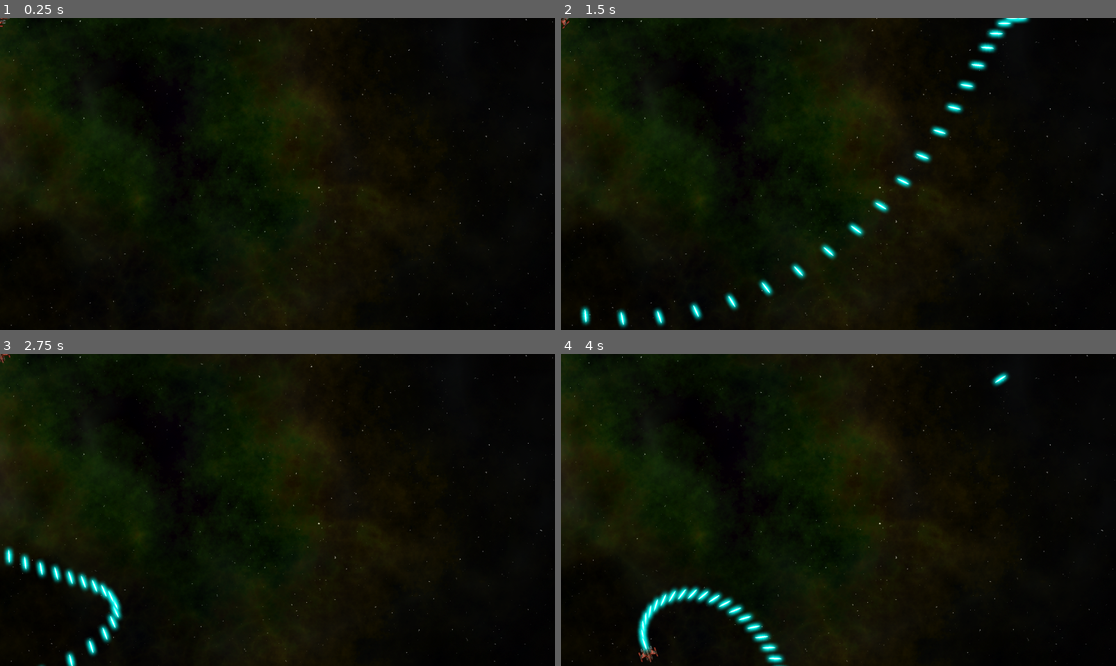
Above: before the commit, frames 1-4 (two rows, left to right).
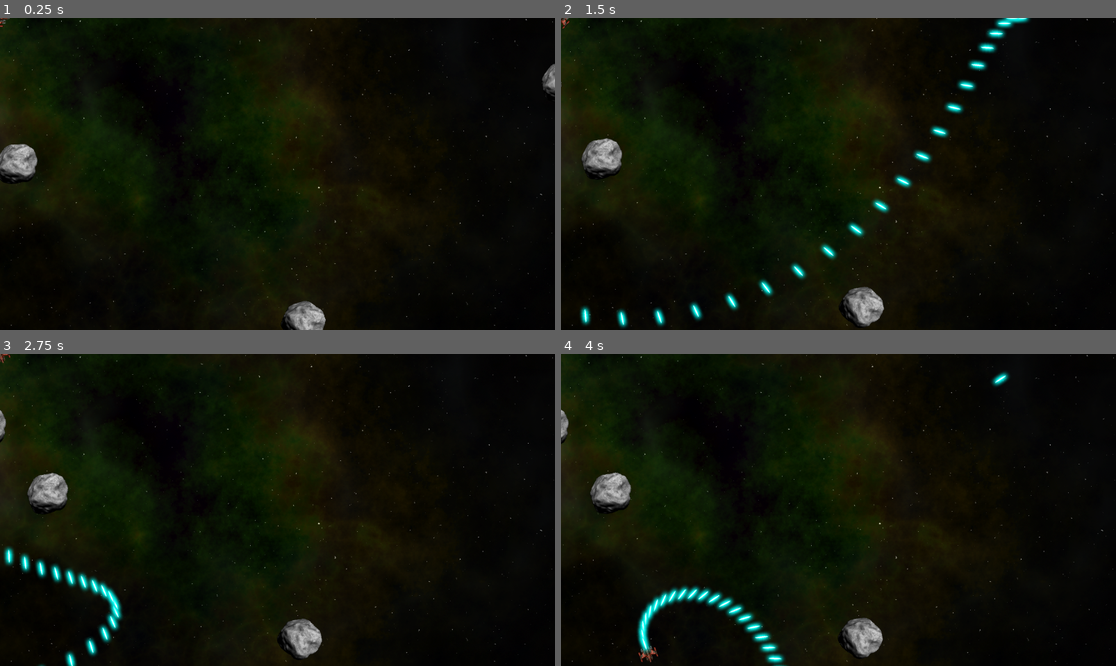
Above: after the commit, the same moments.

Repository: chrisvm/asteroids
Game: Godot game, scene res://main.tscn
Two runs of this game, one before a commit and one after it. Both use one fixed random seed, a clock stepped at 60 frames per second and the inputs below.
Inputs:
- Up to frame 1 (0.25 s): no input
- Up to frame 2 (1.5 s): hold D (rotate_right) 0.53-1.28 s; hold Space (shoot) 0.53-1.28 s; hold A (rotate_left) from 1.28 s (still down); tap Space (shoot) at 1.35 s
- Up to frame 3 (2.75 s): release A (rotate_left) at 2.03 s; hold D (rotate_right) from 2.03 s (still down); hold Space (shoot) from 2.03 s (still down)
- Up to frame 4 (4 s): release D (rotate_right) at 2.78 s; release Space (shoot) at 2.78 s; hold W (thrust) 2.78-3.53 s; tap Space (shoot) at 2.85 s; hold A (rotate_left) from 3.53 s (still down); hold Space (shoot) from 3.53 s (still down)

The runs differ from the first frame. In frame 1, 1.4% of the frame differs, in the area x 0-100%, y 14-100%; in frame 2, 1.4%; in frame 3, 1.4%; in frame 4, 1.5%, in the area x 0-59%, y 17-98%.

Commit message:
added rock spawning

Diff:
--- a/components/rock/rock.gd
+++ b/components/rock/rock.gd
@@ -16,7 +16,7 @@
 	radius = int($Sprite2D.texture.get_size().x / 2 * $Sprite2D.scale.x)
 	var shape = CircleShape2D.new()
 	shape.radius = radius
-	$CollisionShape2d.shape = shape
+	$CollisionShape2D.shape = shape
 
 	linear_velocity = _velocity
 	angular_velocity = randf_range(-PI, PI)
--- a/main.gd
+++ b/main.gd
@@ -10,4 +10,11 @@
 
 func spawn_rock(size, pos=null, vel=null):
 	if pos == null:
-		pass
+		$RockPath/RockSpawn.progress = randi()
+		pos = $RockPath/RockSpawn.position
+	if vel == null:
+		vel = Vector2.RIGHT.rotated(randf_range(0, TAU)) * randf_range(50, 120)
+	var r = rock_scene.instantiate()
+	r.screensize = screensize
+	r.start(pos, vel, size)
+	call_deferred("add_child", r)
--- a/main.tscn
+++ b/main.tscn
@@ -21,5 +21,8 @@
 
 [node name="Player" parent="." instance=ExtResource("1_ig7tw")]
 
-[node name="Path2D" type="Path2D" parent="."]
+[node name="RockPath" type="Path2D" parent="."]
 curve = SubResource("Curve2D_0xm2m")
+
+[node name="RockSpawn" type="PathFollow2D" parent="RockPath"]
+position = Vector2(16, 0)
